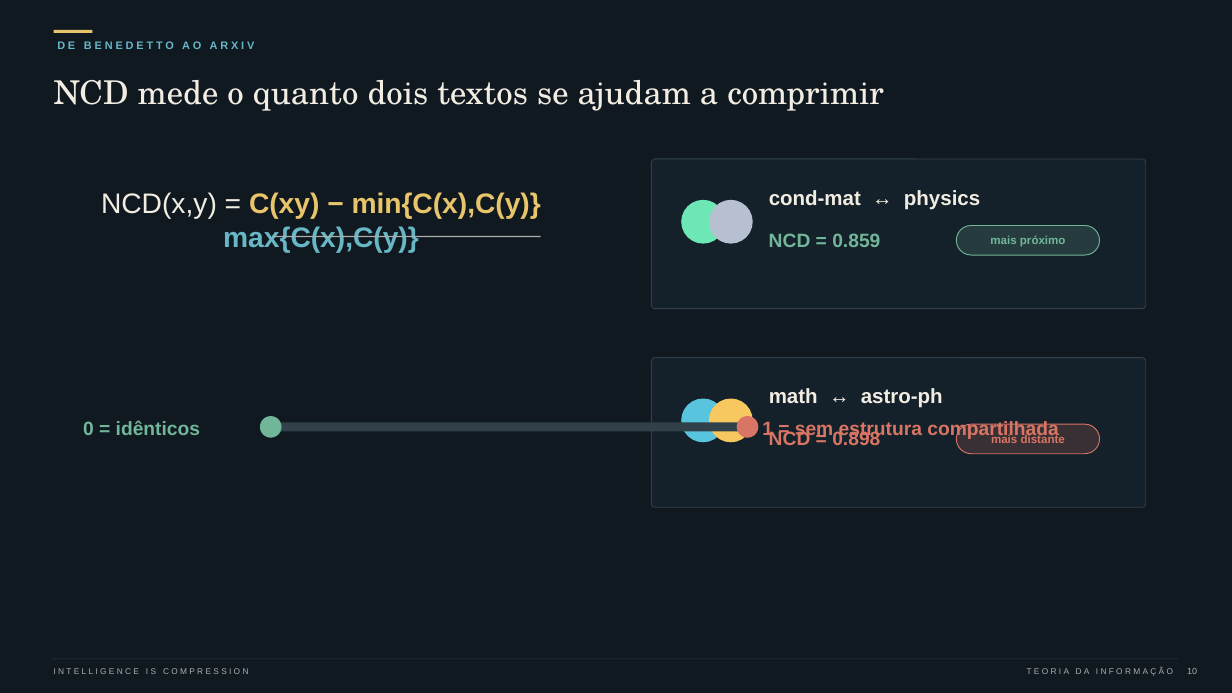
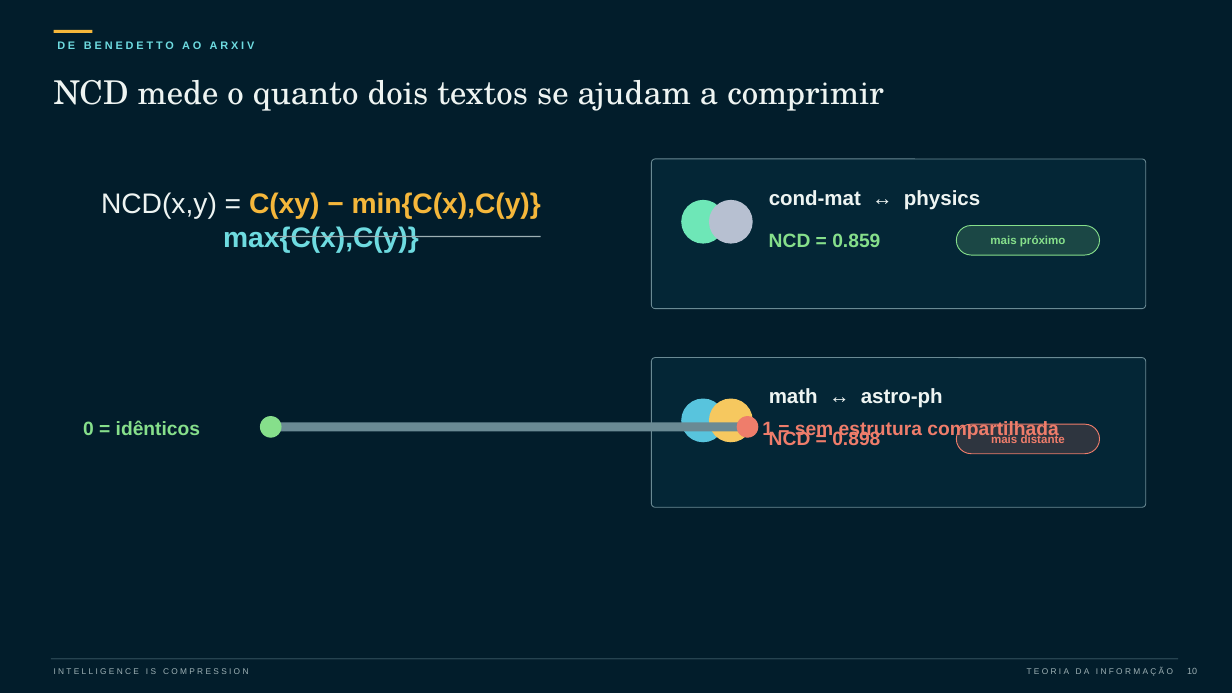
Before and after one commit to QueirozzMath/intelligence-is-compression, a slide deck: slide 10 of deliverables/intelligence_is_compression_20min.pptx. Drawn at 1232x693 pixels with LibreOffice and Linux fonts; fonts in the diff are those of the drawing. Boxes give left, top, right and bottom in pixels: in the first picture for what was removed or moved away, otherwise in the second. Text is boxed around its words. In the diff, an @@ line names an element or a change of style, - is before the commit and + after.

```diff
--- a/deliverables/intelligence_is_compression_20min.pptx
+++ b/deliverables/intelligence_is_compression_20min.pptx
@@ background #101820 to #021D2B @@
@@ line (54, 31) - (92, 31): stroke #E8C56A 2.4 pt to #F5B73B 2.4 pt @@
@@ text "DE BENEDETTO AO ARXIV" at bbox=[57, 41, 255, 49]: text colour #67B7C7 to #6EDBE0 @@
@@ text "NCD(x,y) = C(xy) − min{C(x),C(y)}" at bbox=[101, 192, 541, 253]: text colour #F2EDE3 to #EEF4F2 in "NCD(x,y) ="; text colour #E8C56A to #F5B73B in "C(xy) − min{C(x),C(y)}"; text colour #67B7C7 to #6EDBE0 in "max{C(x),C(y)}" @@
@@ rounded rectangle at bbox=[652, 159, 1146, 309]: fill #16232C at 86% opacity to #052838 at 86% opacity; outline #31414A 0.65 pt to #6A8A94 0.65 pt @@
@@ line (273, 237) - (541, 237): stroke #A9B0AE 1 pt to #9DB0B4 1 pt @@
@@ rounded rectangle at bbox=[957, 226, 1100, 255]: fill #72B69A at 18% opacity to #86DF8B at 18% opacity; outline #72B69A 0.7 pt to #86DF8B 0.7 pt @@
@@ rounded rectangle at bbox=[652, 358, 1146, 507]: fill #16232C at 86% opacity to #052838 at 86% opacity; outline #31414A 0.65 pt to #6A8A94 0.65 pt @@
@@ text colour #F2EDE3 to #EEF4F2 in 3 elements at bbox=[54, 80, 884, 111], bbox=[769, 190, 980, 209], bbox=[769, 388, 943, 408] @@
@@ text colour #72B69A to #86DF8B in 3 elements at bbox=[769, 233, 880, 247], bbox=[990, 235, 1066, 247], bbox=[83, 420, 200, 435] @@
@@ ellipse at bbox=[261, 417, 281, 437]: fill #72B69A to #86DF8B; outline #72B69A 1 pt to #86DF8B 1 pt @@
@@ ellipse at bbox=[738, 417, 758, 437]: fill #D97564 to #EF7D6B; outline #D97564 1 pt to #EF7D6B 1 pt @@
@@ text colour #D97564 to #EF7D6B in 3 elements at bbox=[769, 430, 880, 449], bbox=[991, 434, 1065, 443], bbox=[762, 420, 1058, 439] @@
@@ line (268, 427) - (749, 427): stroke #31414A 7 pt to #6A8A94 7 pt @@
@@ rounded rectangle at bbox=[957, 424, 1100, 454]: fill #D97564 at 18% opacity to #EF7D6B at 18% opacity; outline #D97564 0.7 pt to #EF7D6B 0.7 pt @@
@@ line (51, 659) - (1178, 659): stroke #31414A 0.45 pt to #6A8A94 0.45 pt @@
```
Also in this commit, not shown: 17 other slides changed, 19 other files.
